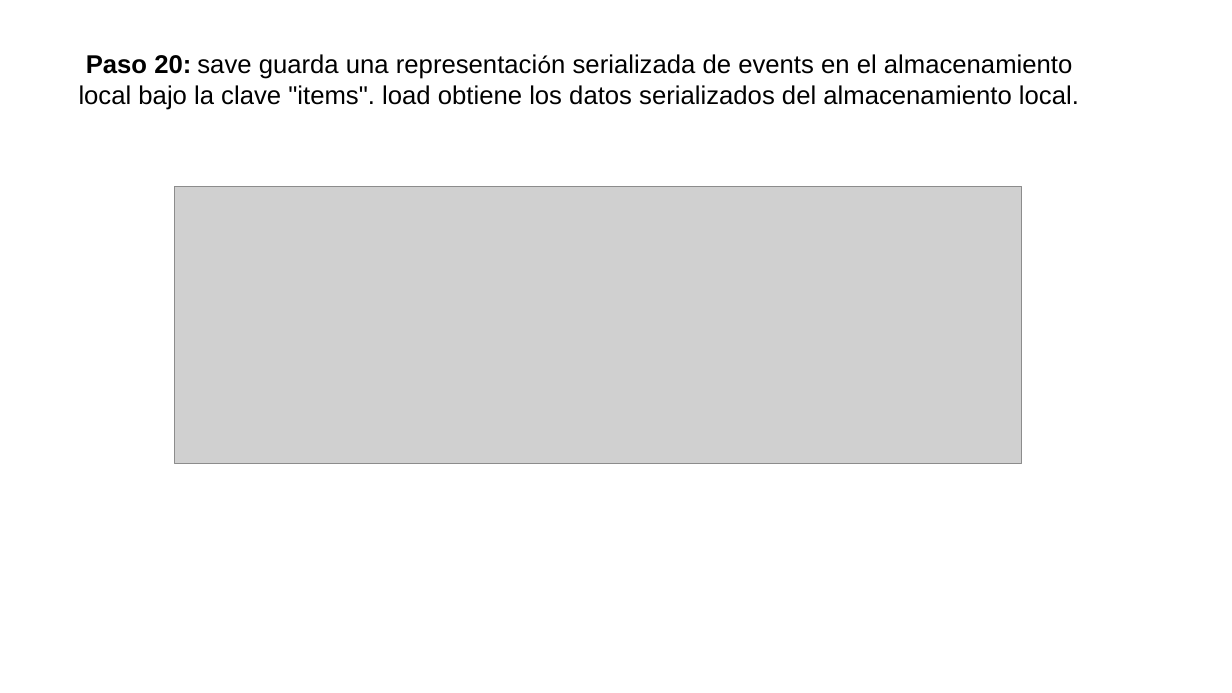
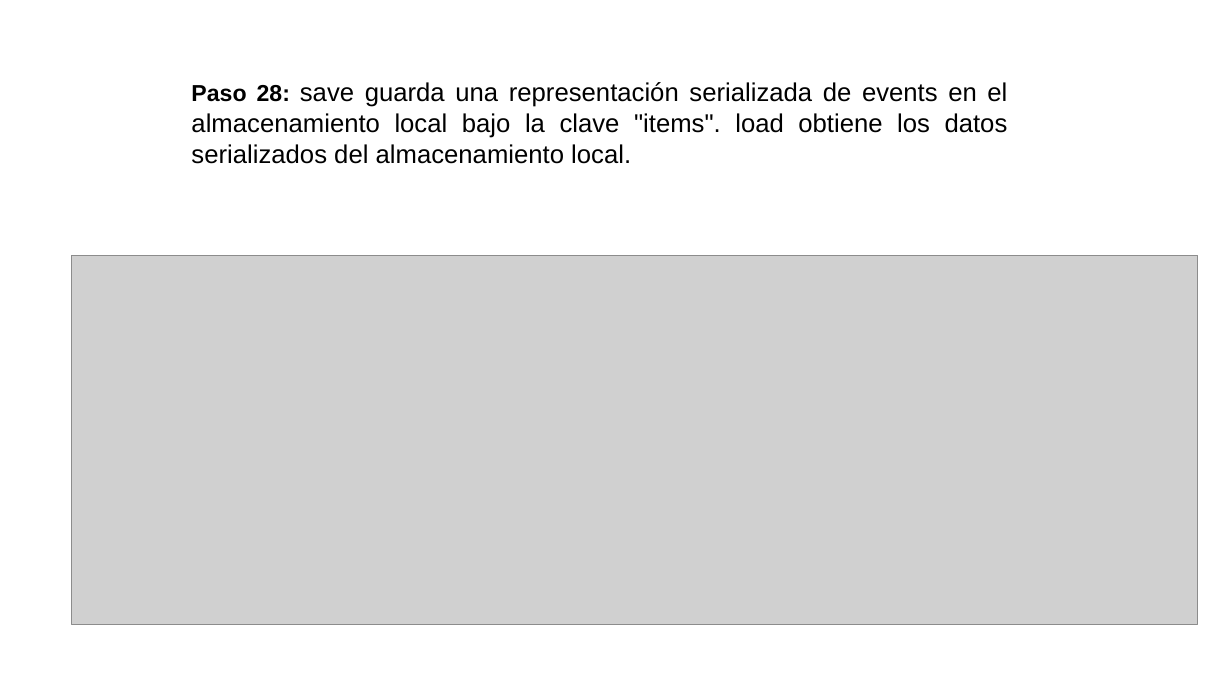
Before and after one commit to ADS02023/eventoDias, a slide deck: slide 37 of DiasEventos.pptx (slide 28 before the commit). Drawn at 1232x693 pixels with LibreOffice and Linux fonts; fonts in the diff are those of the drawing; grey boxes stand for pictures; background and template pictures are left out. Boxes give left, top, right and bottom in pixels: in the first picture for what was removed or moved away, otherwise in the second. Text is boxed around its words. In the diff, an @@ line names an element or a change of style, - is before the commit and + after.

```diff
--- a/DiasEventos.pptx
+++ b/DiasEventos.pptx
@@ text at (191,82,1008,164): text changed @@
-Paso 20: save guarda una representación serializada de events en el almacenamiento local bajo la clave "items". load obtiene los datos serializados del almacenamiento local.
+Paso 28: save guarda una representación serializada de events en el almacenamiento local bajo la clave "items". load obtiene los datos serializados del almacenamiento local.
@@ picture: place and size @@
-picture at (175,186,1022,463)
+picture at (71,255,1198,625)
```
Also in this commit, not shown: 15 other slides changed, 13 slides added, 2 slides removed, 4 other files.
